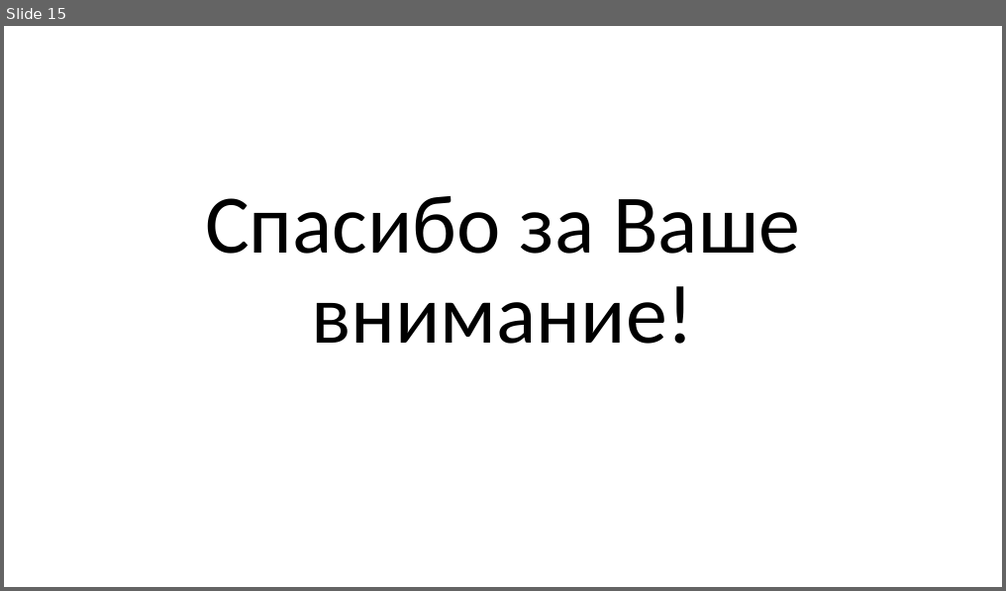
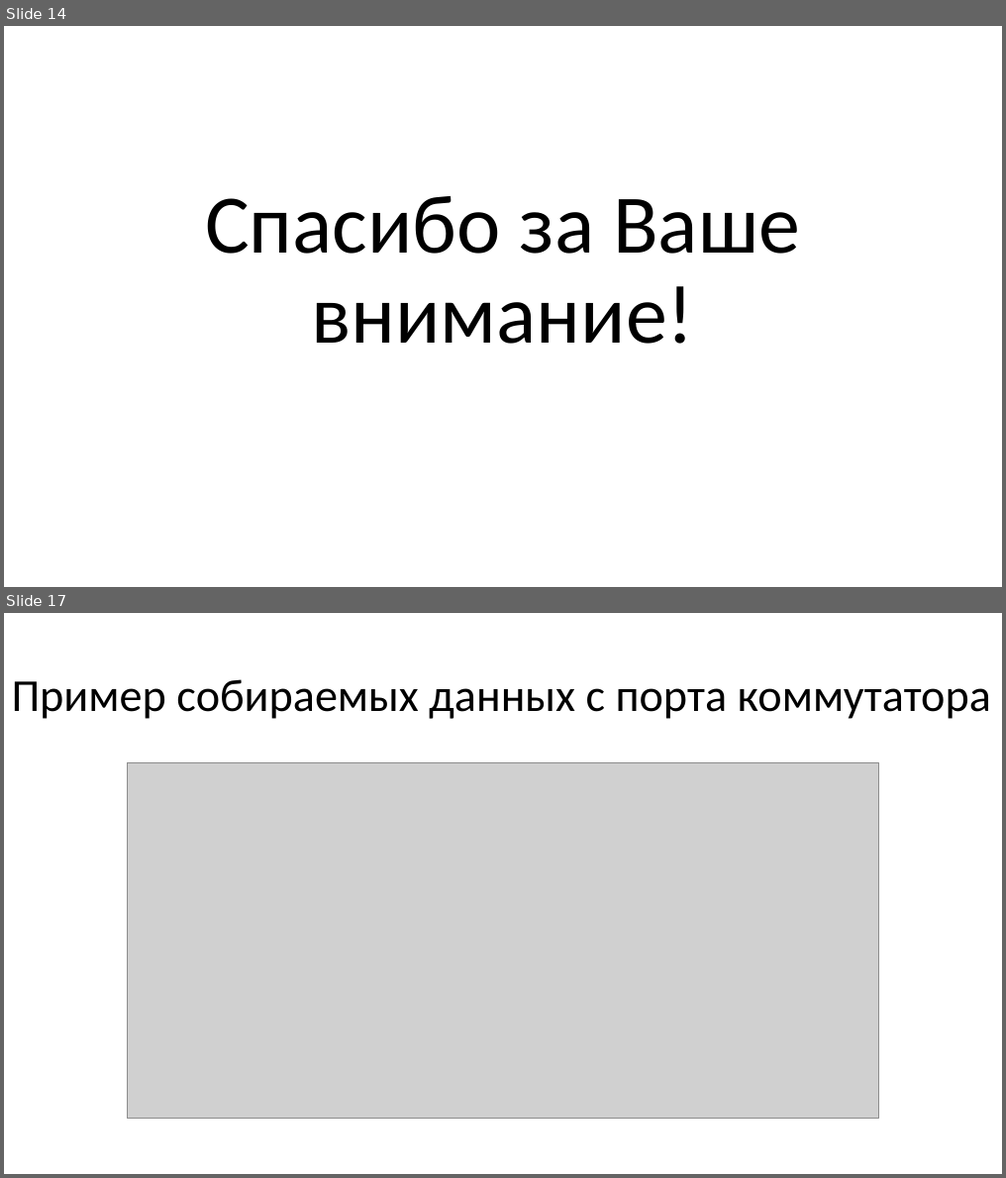
Before and after one commit to RanFog/VKR, a slide deck: Презентация к защите.pptx. Shown one above the other, each under a label of ours: slide 15 before the commit, slides 14 and 17 after it; the slides between them are not shown. The pictures are 1006x591 and 1006x1178 pixels, drawn with LibreOffice and Linux fonts; fonts in the diff are those of the drawing; grey boxes stand for pictures. Boxes give left, top, right and bottom in pixels: in the first picture for what was removed or moved away, otherwise in the second. Text is boxed around its words. In the diff, an @@ line names an element or a change of style, - is before the commit and + after.

```diff
--- a/Презентация к защите.pptx
+++ b/Презентация к защите.pptx
@@ slide 17 added at [4, 613, 1002, 1174], background #FFFFFF @@
@@ title added at [12, 679, 991, 719], 44 pt, text #000000 @@
+Пример собираемых данных с порта коммутатора
@@ picture added at [127, 762, 879, 1119] @@
@@ what was slide 15 is now slide 14 @@
```
Also in this commit, not shown: 1 slide changed, 8 other slides added, 2 slides removed, 10 other files.
